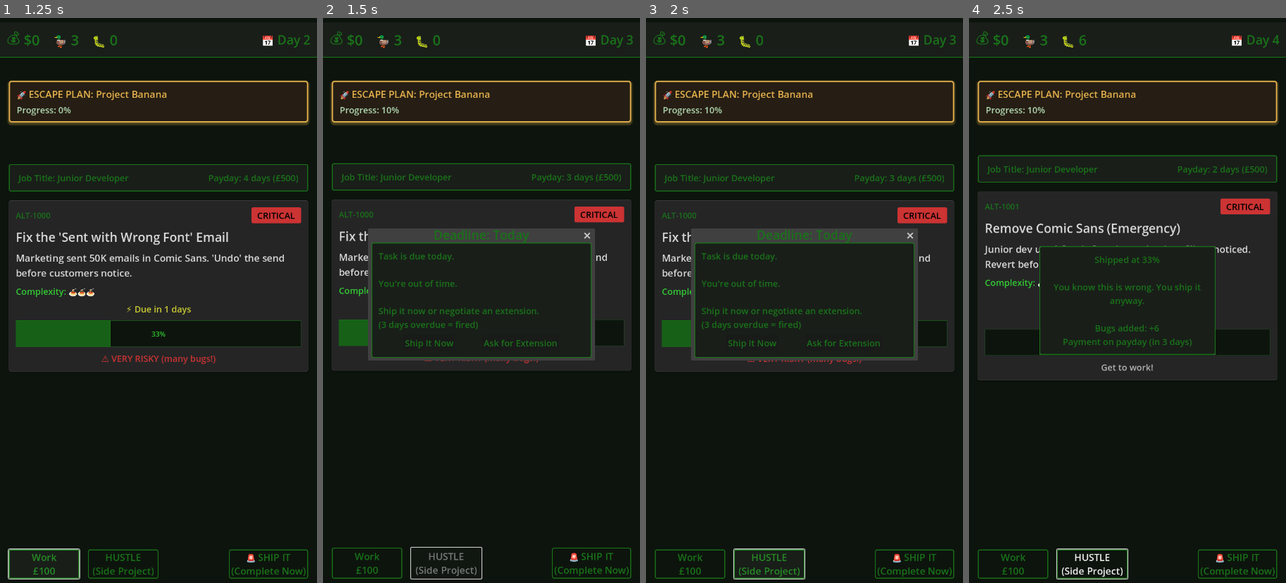
Above: before the commit, frames 1-4 (left to right).
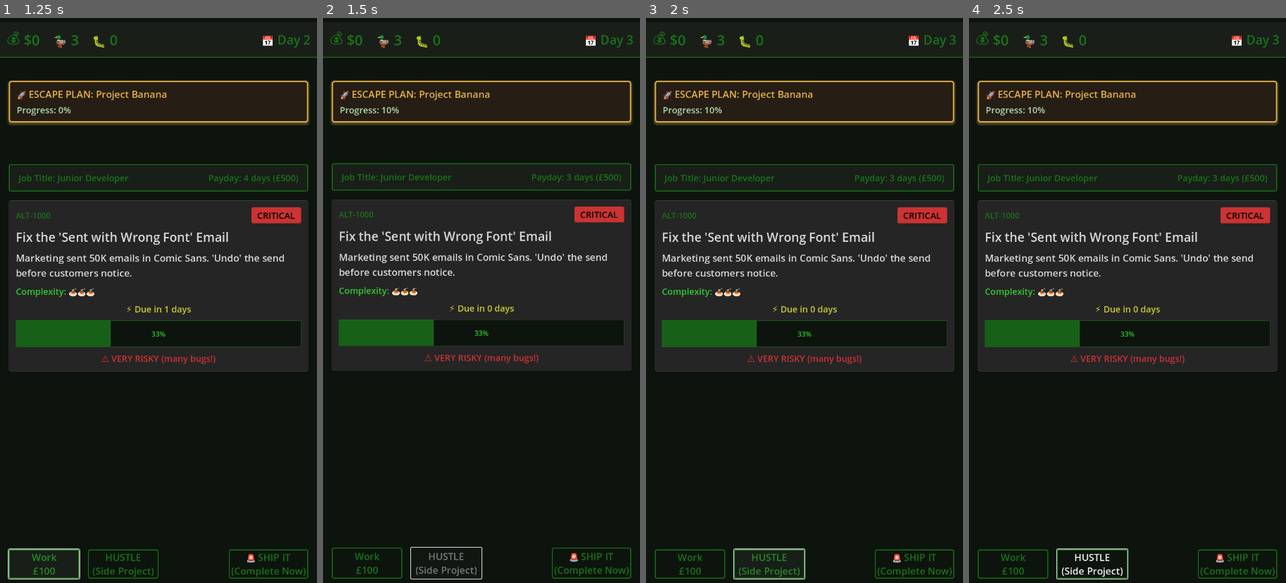
Above: after the commit, the same moments.

Repository: lmchoi/alt-f-this
Game: Godot game, scene res://scenes/game_ui.tscn
Two runs of this game, one before a commit and one after it. Both use one fixed random seed, a clock stepped at 60 frames per second and the inputs below.
Inputs (mouse positions are in pixels of both pictures, inside the frame that each line leads up to):
- Up to frame 1 (1.25 s): click "Work £100" at 0.5 s
- Up to frame 2 (1.5 s): click "HUSTLE (Side Project)" at 1.25 s
- Up to frame 3 (2 s): no input
- Up to frame 4 (2.5 s): click (1076, 340) at 2 s, where only the run before the commit has a clickable "Ship It Now"

Frame 1 is identical in both runs. In frame 2, 5.0% of the frame differs, in the area x 14-86%, y 37-61%; in frame 3, 5.1%; in frame 4, 11%, in the area x 2-98%, y 3-65%.

Commit message:
Remove deadline dialog

Diff:
--- a/autoloads/game_manager.gd
+++ b/autoloads/game_manager.gd
@@ -26,7 +26,6 @@
 signal ducks_changed(amount)
 signal bugs_changed(amount)
 signal event_occurred(event_data)
-signal missed_deadline()
 signal game_over(ending_type: String, stats: Dictionary)
 signal victory(stats: Dictionary)
 signal production_outage_occurred(task_name)
@@ -243,8 +242,6 @@
 		if overdue_days >= MAX_OVERDUE_DAYS:
 			game_over.emit("fired_deadline", get_game_stats())
 			return
-	elif day == current_task.due_day:
-		missed_deadline.emit()
 
 	# Check end game conditions once per turn
 	if ducks <= 0:
@@ -369,14 +366,3 @@
 	pick_up_new_task()
 
 	return ActionOutcome.NORMAL
-
-func process_deadline_action(action: String):
-	"""Handle deadline dialog actions (mercy/duck_it). Advances day after action."""
-	match action:
-		"mercy":
-			# todo - reduce salary - move deadline? random outcome?
-			# salary -= 10
-			print("mercy - does nothing")
-		"duck_it":
-			print("duck it")
-			process_turn("ship")
--- a/scenes/dialogs/deadline_dialog.gd
+++ /dev/null
@@ -1,12 +0,0 @@
-extends AcceptDialog
-
-
-func _ready():
-	title = "Deadline: Today"
-	dialog_text = "Task is due today.\n\nYou're out of time.\n\nShip it now or negotiate an extension.\n(3 days overdue = fired)"
-
-	get_ok_button().hide()
-
-	# Add custom buttons (text, right-aligned, action_id)
-	add_button("Ask for Extension", false, "mercy")
-	add_button("Ship It Now", false, "duck_it")
--- /dev/null
+++ b/scenes/dialogs/deadline_dialog.tscn
@@ -0,0 +1,42 @@
+[gd_scene load_steps=3 format=3 uid="uid://bijgv5paiw5qt"]
+
+[ext_resource type="Script" path="res://scenes/dialogs/deadline_dialog.gd" id="1_deadline"]
+
+[sub_resource type="StyleBoxFlat" id="StyleBoxFlat_button"]
+bg_color = Color(0.15, 0.15, 0.18, 1)
+border_width_left = 2
+border_width_top = 2
+border_width_right = 2
+border_width_bottom = 2
+border_color = Color(0.4, 0.4, 0.45, 1)
+corner_radius_top_left = 4
+corner_radius_top_right = 4
+corner_radius_bottom_right = 4
+corner_radius_bottom_left = 4
+
+[node name="DeadlineDialog" type="AcceptDialog"]
+oversampling_override = 1.0
+initial_position = 1
+size = Vector2i(400, 200)
+visible = true
+script = ExtResource("1_deadline")
+
+[node name="VBoxContainer" type="VBoxContainer" parent="."]
+offset_left = 8.0
+offset_top = 8.0
+offset_right = 392.0
+offset_bottom = 151.0
+
+[node name="MessageLabel" type="Label" parent="VBoxContainer"]
+layout_mode = 2
+text = "Message will appear here"
+
+[node name="ExtensionButton" type="Button" parent="VBoxContainer"]
+layout_mode = 2
+theme_override_styles/normal = SubResource("StyleBoxFlat_button")
+text = "Ask for Extension"
+
+[node name="ShipButton" type="Button" parent="VBoxContainer"]
+layout_mode = 2
+theme_override_styles/normal = SubResource("StyleBoxFlat_button")
+text = "Ship It Now"
--- a/scenes/game_ui.gd
+++ b/scenes/game_ui.gd
@@ -11,14 +11,12 @@
 	slack_button.pressed.connect(_on_slack_button_pressed)
 	ship_it_button.pressed.connect(_on_ship_it_button_pressed)
 	GameManager.event_occurred.connect(_on_event_occurred)
-	GameManager.missed_deadline.connect(_on_deadline_due)
 	GameManager.task_completed_awaiting_choice.connect(_on_task_completed)
 	GameManager.game_over.connect(_on_game_over)
 	GameManager.victory.connect(_on_victory)
 	GameManager.production_outage_occurred.connect(_on_production_outage)
 	GameManager.outage_consequence.connect(_on_outage_consequence)
 
-	$DeadlineDialog.custom_action.connect(_on_deadline_action)
 	$CompletionDialog.completion_choice.connect(_on_completion_choice)
 	$OutageDialog.outage_choice.connect(_on_outage_choice)
 	$"%OutageConsequencePopup".consequence_dismissed.connect(_on_outage_consequence_dismissed)
@@ -56,18 +54,11 @@
 	$"%OutageRedOverlay".visible = false
 	GameManager.finish_outage_turn()
 
-func _on_deadline_due():
-	$DeadlineDialog.popup()
-
 func _on_game_over(ending_type: String, stats: Dictionary):
 	end_game_panel.show_game_over(ending_type, stats)
 
 func _on_victory(stats: Dictionary):
 	end_game_panel.show_victory(stats)
-
-func _on_deadline_action(action: String):
-	GameManager.process_deadline_action(action)
-	$DeadlineDialog.hide()
 
 func _on_production_outage(task_name: String):
 	$"%OutageRedOverlay".visible = true
--- a/scenes/game_ui.tscn
+++ b/scenes/game_ui.tscn
@@ -10,7 +10,6 @@
 [ext_resource type="PackedScene" uid="uid://b5nqygpy3h33x" path="res://scenes/dialogs/event_popup.tscn" id="4_u2dgd"]
 [ext_resource type="Theme" uid="uid://f4lrrcd0nn1k" path="res://themes/dialog_theme.tres" id="5_dialog_theme"]
 [ext_resource type="PackedScene" path="res://scenes/dialogs/outage_consequence_popup.tscn" id="5_outage_consequence"]
-[ext_resource type="Script" uid="uid://c6kb37pd6cpiu" path="res://scenes/dialogs/deadline_dialog.gd" id="6_djwj0"]
 [ext_resource type="Script" uid="uid://c21qcpvp6sbak" path="res://scenes/dialogs/completion_dialog.gd" id="7_completion"]
 [ext_resource type="PackedScene" uid="uid://tcn5yq8brhx1" path="res://scenes/dialogs/outage_dialog.tscn" id="7_outage_dialog"]
 
@@ -149,12 +148,6 @@
 unique_name_in_owner = true
 visible = false
 
-[node name="DeadlineDialog" type="AcceptDialog" parent="."]
-initial_position = 1
-size = Vector2i(500, 200)
-theme = ExtResource("5_dialog_theme")
-script = ExtResource("6_djwj0")
-
 [node name="CompletionDialog" type="AcceptDialog" parent="."]
 initial_position = 1
 size = Vector2i(500, 200)
Not shown, removed: scenes/dialogs/deadline_dialog.gd.uid
Not shown: 1 places in scenes/game_ui.tscn that only renumber resources
